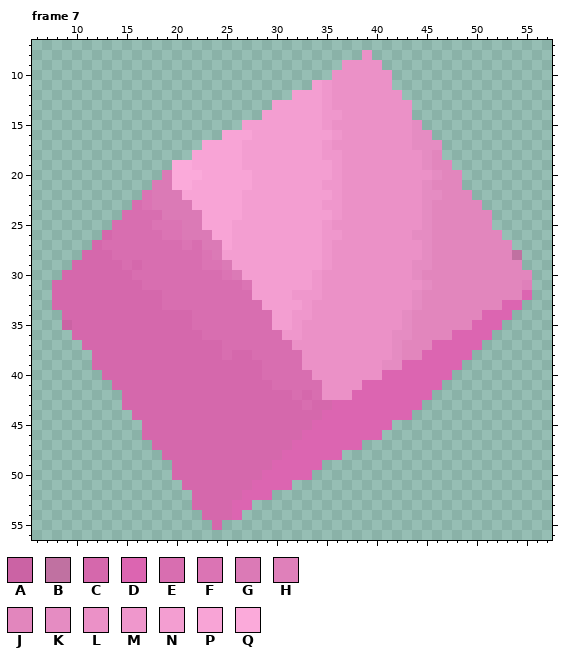
Animated GIF sprite -- assets/gifProofperfpad.gif. The picture above is the old version.
The file is 64x64 pixels, 11 frames. Colours within 5 levels of each other are drawn and written as one. Shown: frame 7: x 6..57, y 7..56. The commit also changed other frames, which this record leaves out.
Palette (. is transparent): A #cb63a4  B #c071a1  C #d568ac  D #dc65b1  E #d86eb0  F #db74b4  G #db7ab6  H #df80ba  J #e286bd  K #e58cc2  L #eb91c7  M #ef97cc  N #f39ed1  P #f8a4d6  Q #fbaada
Pixels before, frame 7 (only the part around the change), first column x 6:
 7 ....................................................
 8 .................................L..................
 9 ...............................LLLL.................
10 ..............................LLLLLL................
11 ............................NMLLLLLL................
12 ..........................NNNMLLLLLLL...............
13 ........................NNNNNMLLLLLLLL..............
14 .......................NNNNNNMMLLLLLLL..............
15 .....................NNNNNNNNMLLLLLLLLK.............
16 ...................PPPNNNNNNNNMLLLLLLLKK............
17 .................PPPPNNNNNNNNMLLLLLLLLKKK...........
18 ................PPPPPNNNNNNNNMMLLLLLLLLKJ...........
19 ..............QQPPPPPNNNNNNNNNMLLLLLLLLKJJ..........
20 .............GQQQPPPPPNNNNNNNNMLLLLLLLLLKJJ.........
21 ............GGQQPPPPPPNNNNNNNMMLLLLLLLLKJJJ.........
22 ...........FGGGPPPPPPNNNNNNNNNMLLLLLLLLKKJJJ........
23 ..........EFGGGGPPPPPNNNNNNNNMMLLLLLLLLKJJJJJ.......
24 .........EEEEGGGGPPPPNNNNNNNNNMLLLLLLLLKJJJJJJ......
25 ........EEEEFFFGGPPPNNNNNNNNNMLLLLLLLLLKJJJJJJ......
26 .......CEEEEEFFGGGPPNNNNNNNNNMMLLLLLLLKKJJJJJJJ.....
27 ......CEEEEEEEEFEGGPNNNNNNNNNMLLLLLLLLLKJJJJJJJJ....
28 .....CCCEEEEEEEEEFGNNNNNNNNNNMLLLLLLLLLKJJJJJJJJB...
29 ....CCCCCECEEEEEEFFGNNNNNNNNNMLLLLLLLLKKJJJJJJJJJ...
30 ...CCCCCCCEEEEEEEEEFGNNNNNNNMLLLLLLLLLKJJJJJJJJJJJ..
31 ..CCCCCCCCCEEEEEEEEEEFNNNNNNMLLLLLLLLLLKJJJJJJJJJH..
32 ..CCCCCCCCCCCEEEEEEEEENNNNMMMLLLLLLLLLKJJJJJJJJJJD..
33 ..CCCCCCCCCCCEEEEEEEEEENNNNMLLLLLLLLLLKJJJJJJJJDD...
34 ...CCCCCCCCCCCCCEEEEEEEENNMMLLLLLLLLLKJJJJJJJDDD....
35 ...ACCCCCCCCCCCCEEEEEEEENNMLLLLLLLLLLKJJJJJJDDD.....
36 ....CCCCCCCCCCCCCEEEEEEEEMMLLLLLLLLLKKJJJJDDDD......
37 .....CCCCCCCCCCCCCCEEEEEEELLLLLLLLLLKJJJDDDDD.......
38 ......CCCCCCCCCCCCCECCEEEEELLLLLLLLLKJJDDDDD........
39 ......CCCCCCCCCCCCCCCCCEEEELLLLLLLLKKDDDDDD.........
40 .......CCCCCCCCCCCCCCCCEEEEELLLLLLLDDDDDDD..........
41 ........CCCCCCCCCCCCCCCCEEEEELLLLDDDDDDDD...........
42 .........CCCCCCCCCCCCCCCCCECELLLDDDDDDDD............
43 .........CCCCCCCCCCCCCCCCCCECCDDDDDDDDD.............
44 ..........CCCCCCCCCCCCCCCCCCCDDDDDDDDD..............
45 ...........CCCCCCCCCCCCCCCCCDDDDDDDD................
46 ...........CCCCCCCCCCCCCCCCDDDDDDDD.................
47 ............CCCCCCCCCCCCCCDDDDDDD...................
48 .............CCCCCCCCCCCCDDDDDD.....................
49 ..............CCCCCCCCCCDDDDD.......................
50 ..............CCCCCCCCCDDDDD........................
51 ...............CCCCCCCDDDD..........................
52 ................CCCCCDDD............................
53 ................CCCCDD..............................
54 .................CCCD...............................
55 ..................C.................................
56 ....................................................
The same view after the edit:
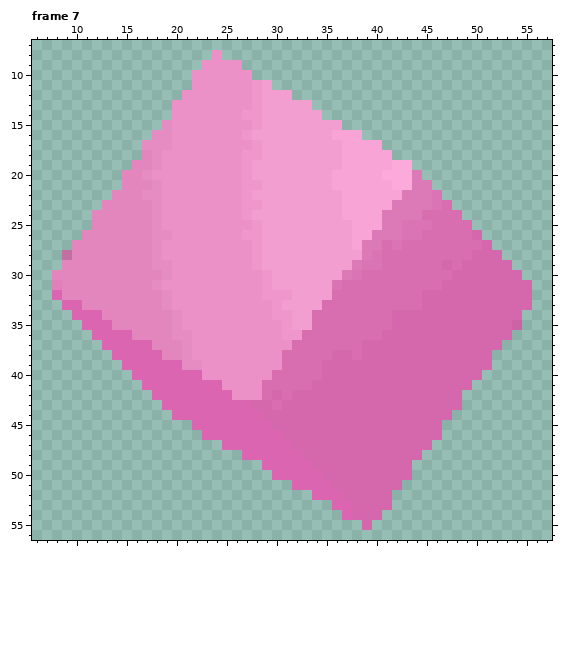
The exact change:
Changed rows in their new state; - is an unchanged pixel.
Frame 7:
first column x 8:
 8 ----------------L--------------.----------------
 9 ---------------LLLL----------....---------------
10 --------------LLLLLL--------......--------------
11 --------------LLLLLLMN----........--------------
12 -------------LLLLLLLMNNN...........-------------
13 ------------LLLLLLLLMN----..........------------
14 ------------LLLLLLLMM------.........------------
15 -----------KLLLLLLLLM------NN........-----------
16 ----------KKLLLLLLLM--------PPP.......----------
17 ---------KKKLLLLLLLLM------NNPPPP......---------
18 ---------JKLLLLLLLLMM------NNPPPPP.....---------
19 --------JJKLLLLLLLLM--------NPPPPPQQ....--------
20 -------JJKLLLLLLLLLM--------PPPPPQQQG....-------
21 -------JJJKLLLLLLLLMM------NPPPPPPQQGG...-------
22 ------JJJKKLLLLLLLLM--------NPPPPPPGGGF...------
23 -----JJJJJKLLLLLLLLMM------NNPPPPPGGGGFE...-----
24 ----JJJJJJKLLLLLLLLM--------NPPPPGGGGEEEE...----
25 ----JJJJJJKLLLLLLLLLM------NNNPPPGGFFFEEEE..----
26 ---JJJJJJJKKLLLLLLLMM------NNNPPGGGFFEEEEEC..---
27 --JJJJJJJJKLLLLLLLLLM------NNNPGGEFEEEEEEEEC..--
28 -BJJJJJJJJKLLLLLLLLLM------NNNNGFEEEEEEEEECCC..-
29 -JJJJJJJJJKKLLLLLLLLM------NNNGFFEEEEEECECCCCC.-
30 JJJJJJJJJJJKLLLLLLLLLM----NNNGFEEEEEEEEECCCCCCC.
31 HJJJJJJJJJKLLLLLLLLLLM----NNFEEEEEEEEEECCCCCCCCC
32 DJJJJJJJJJJKLLLLLLLLLMMMNNNNEEEEEEEEECCCCCCCCCCC
33 .DDJJJJJJJJKLLLLLLLLLLM--NNEEEEEEEEEECCCCCCCCCCC
34 -.DDDJJJJJJJKLLLLLLLLLMMNNEEEEEEEECCCCCCCCCCCCC-
35 -..DDDJJJJJJKLLLLLLLLLLMNNEEEEEEEECCCCCCCCCCCCA-
36 --..DDDDJJJJKKLLLLLLLLL--EEEEEEEECCCCCCCCCCCCC--
37 ---..DDDDDJJJKLLLLLLLLLLEEEEEEECCCCCCCCCCCCCC---
38 ----..DDDDDJJKLLLLLLLLL--EEECCECCCCCCCCCCCCC----
39 ----...DDDDDDKKLLLLLLLL--EECCCCCCCCCCCCCCCCC----
40 -----...DDDDDDDLLLLLLL----ECCCCCCCCCCCCCCCC-----
41 ------...DDDDDDDDLLLLE----CCCCCCCCCCCCCCCC------
42 -------...DDDDDDDDLLLE-EC-CCCCCCCCCCCCCCC-------
43 -------....DDDDDDDDD--E--C--CCCCCCCCCCCCC-------
44 --------....DDDDDDDDD------CCCCCCCCCCCCC--------
45 ---------.....DDDDDDDD----CCCCCCCCCCCCC---------
46 ---------......DDDDDDDD--CCCCCCCCCCCCCC---------
47 ----------.......DDDDDDDCCCCCCCCCCCCCC----------
48 -----------........DDDD--CCCCCCCCCCCC-----------
49 ------------.........D----CCCCCCCCCC------------
50 ------------..........----DCCCCCCCCC------------
51 -------------...........DDDDCCCCCCC-------------
52 --------------........----DDDCCCCC--------------
53 --------------......--------DDCCCC--------------
54 ---------------....----------DCCC---------------
55 ----------------.--------------C----------------
